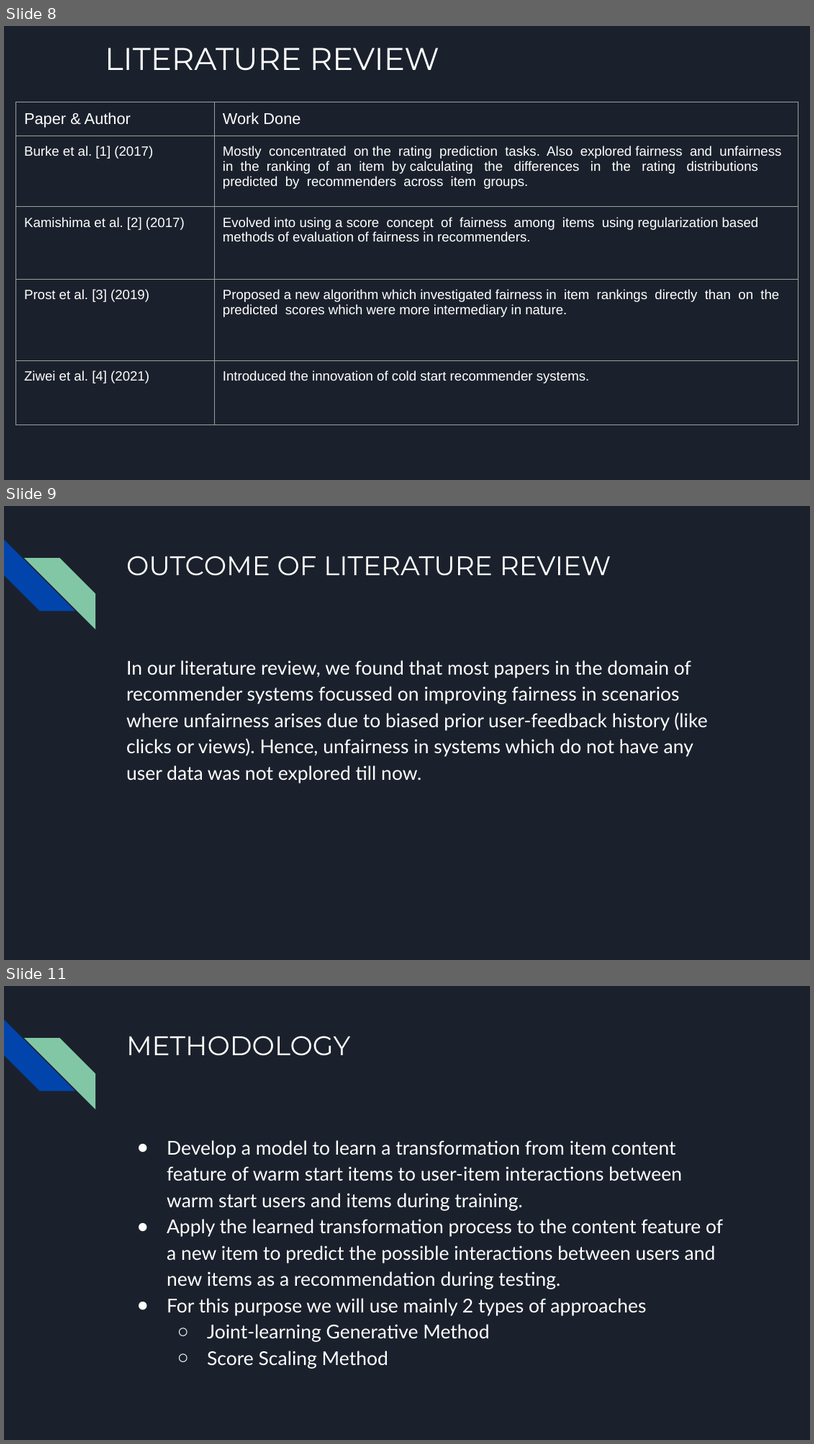
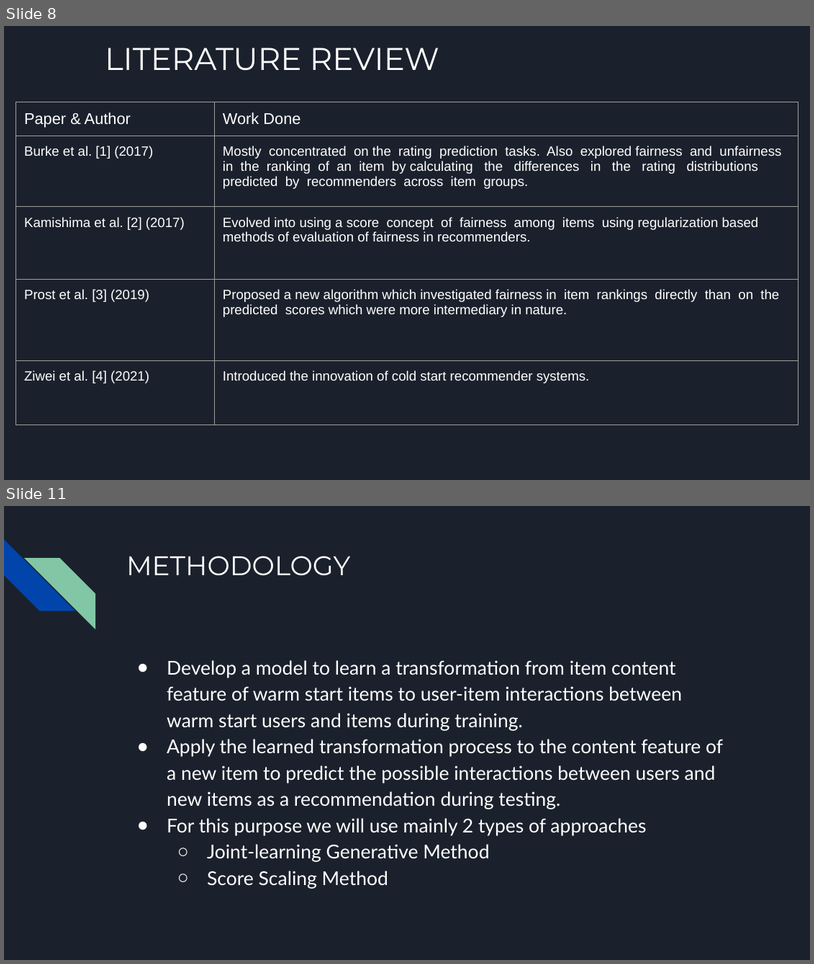
Before and after one commit to nikhilvenkatkumsetty/Mitigating-Unfairness-and-Bias-in-Cold-Start-Recommenders, a slide deck: MIDSEM and ENDSEM Presentations/IT458-IR_Endsem_Team-17_Nikhil_Amith.pptx. Shown one above the other, each under a label of ours: slides 8, 9 and 11 before the commit, slides 8 and 11 after it; the slides between them are not shown. The pictures are 814x1444 and 814x964 pixels, drawn with LibreOffice and Linux fonts; fonts in the diff are those of the drawing. Boxes give left, top, right and bottom in pixels: in the first picture for what was removed or moved away, otherwise in the second. Text is boxed around its words. In the diff, an @@ line names an element or a change of style, - is before the commit and + after.

```diff
--- a/MIDSEM and ENDSEM Presentations/IT458-IR_Endsem_Team-17_Nikhil_Amith.pptx
+++ b/MIDSEM and ENDSEM Presentations/IT458-IR_Endsem_Team-17_Nikhil_Amith.pptx
@@ slide 9 removed at <box>4,506,810,960</box>, background #1B212C; not listed: 2 template elements that a slide beside it also shows @@
@@ title removed at <box>126,556,612,576</box> @@
-OUTCOME OF LITERATURE REVIEW
@@ text removed at <box>126,660,707,783</box> @@
-In our literature review, we found that most papers in the domain of recommender systems focussed on improving fairness in scenarios where unfairness arises due to biased prior user-feedback history (like clicks or views). Hence, unfairness in systems which do not have any user data was not explored till now.
```
Also in this commit, not shown: 11 slides changed, 1 slide added, 1 other file.
